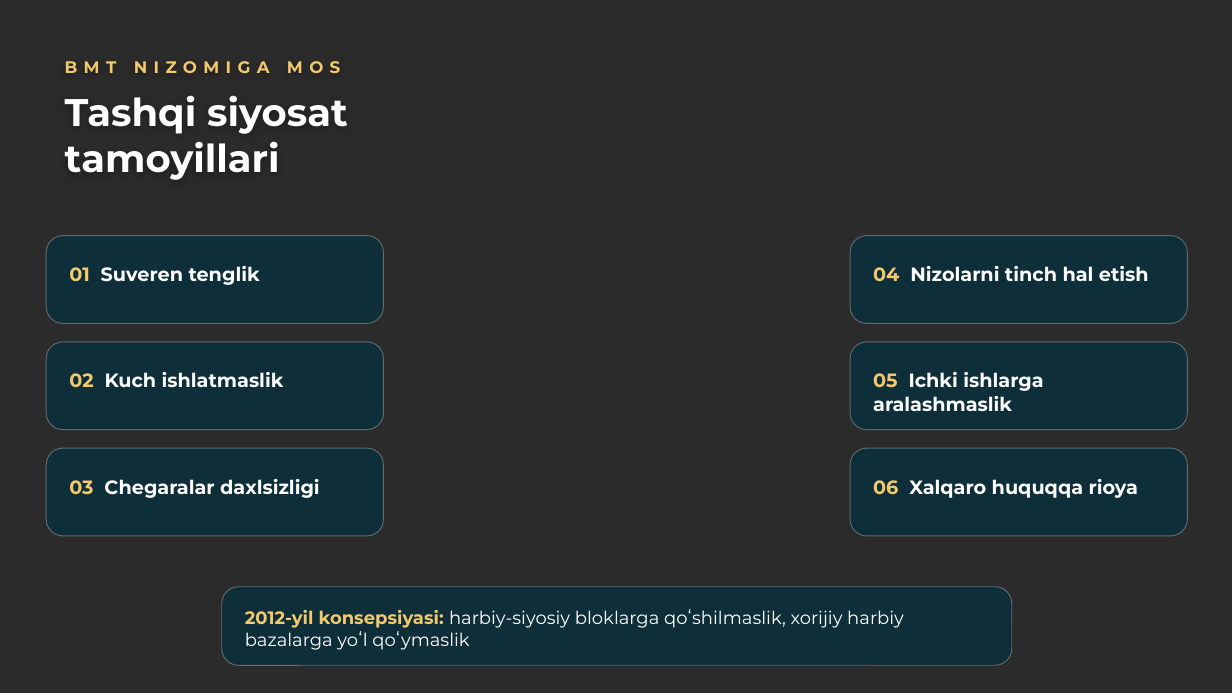
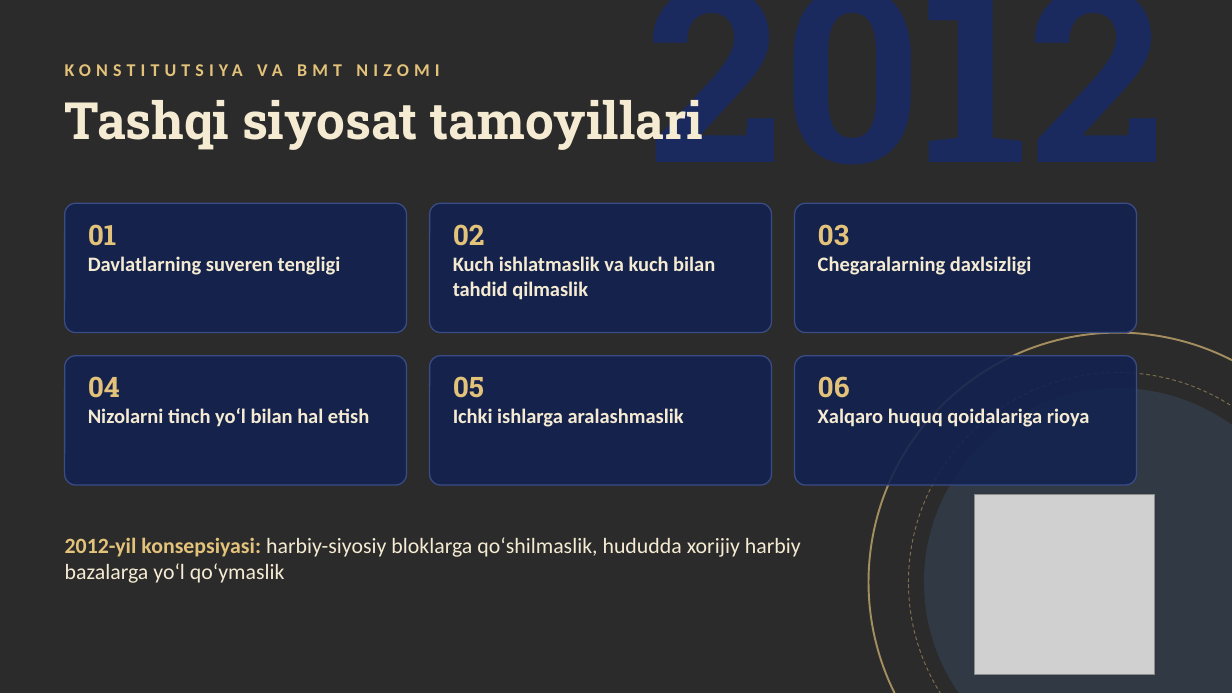
Before and after one commit to mmuhammadovv/mustaqil_ish_ay, a slide deck: slide 6 of alohida/BMT_himoya.pptx. Drawn at 1232x693 pixels with LibreOffice and Linux fonts; fonts in the diff are those of the drawing; grey boxes stand for pictures; background and template pictures are left out; a plain dark background stands for a picture behind light text. Boxes give left, top, right and bottom in pixels: in the first picture for what was removed or moved away, otherwise in the second. Text is boxed around its words. In the diff, an @@ line names an element or a change of style, - is before the commit and + after.

```diff
--- a/alohida/BMT_himoya.pptx
+++ b/alohida/BMT_himoya.pptx
@@ text added at box(648, 0, 1164, 218), 190 pt, text #1A2A5E, bold @@
+2012
@@ text "Tashqi siyosat tamoyillari" at box(65, 91, 703, 151): size 30 to 40 pt, font Montserrat to Roboto Slab, text colour #FFFFFF to #F5EBD3 @@
@@ text removed at box(65, 61, 340, 73) @@
-BMT NIZOMIGA MOS
@@ text added at box(257, 64, 283, 76), 14 pt, text #E3C27A, bold @@
+KONSTITUTSIYA VA BMT NIZOMI
@@ rounded rectangle: place and size @@
-rounded rectangle at box(46, 448, 384, 536)
+rounded rectangle at box(65, 203, 407, 333)
@@ rounded rectangle: place and size @@
-rounded rectangle at box(850, 236, 1188, 323)
+rounded rectangle at box(430, 203, 772, 333)
@@ rounded rectangle: place and size @@
-rounded rectangle at box(850, 342, 1188, 430)
+rounded rectangle at box(795, 203, 1137, 333)
@@ rounded rectangle removed at box(46, 236, 384, 323) @@
@@ text at box(88, 224, 341, 275): text changed; size 15 to 16 pt; font Montserrat to Calibri; text colour #FFFFFF to #F5EBD3 @@
-01 Suveren tenglik
+01
+Davlatlarning suveren tengligi
@@ text added at box(453, 224, 715, 300), 16 pt, text #F5EBD3, bold @@
+02
+Kuch ishlatmaslik va kuch bilan tahdid qilmaslik
@@ text at box(818, 224, 1031, 275): text changed; size 15 to 16 pt; font Montserrat to Calibri; text colour #FFFFFF to #F5EBD3 @@
-03 Chegaralar daxlsizligi
+03
+Chegaralarning daxlsizligi
@@ rounded rectangle removed at box(46, 342, 384, 430) @@
@@ rounded rectangle: place and size @@
-rounded rectangle at box(850, 448, 1188, 536)
+rounded rectangle at box(65, 356, 407, 485)
@@ fill #06303F at 78% opacity to #132350 at 90% opacity; outline #FFFFFF 0.75 pt to #3A4C86 1 pt; proportions changed in 5 elements at box(795, 203, 1137, 333), box(65, 203, 407, 333), box(65, 356, 407, 485), box(430, 203, 772, 333), box(430, 356, 772, 485) @@
@@ rounded rectangle: place and size @@
-rounded rectangle at box(222, 587, 1012, 665)
+rounded rectangle at box(430, 356, 772, 485)
@@ rounded rectangle added at box(795, 356, 1137, 485), fill #132350 at 90% opacity, outline #3A4C86 1 pt @@
@@ ellipse added at box(869, 333, 1232, 693), outline #E3C27A 1.5 pt @@
@@ text removed at box(69, 372, 284, 388) @@
-02 Kuch ishlatmaslik
@@ text at box(88, 376, 369, 427): text changed; size 15 to 16 pt; font Montserrat to Calibri; text colour #FFFFFF to #F5EBD3 @@
-04 Nizolarni tinch hal etish
+04
+Nizolarni tinch yoʻl bilan hal etish
@@ text at box(453, 376, 684, 427): text changed; size 15 to 16 pt; font Montserrat to Calibri; text colour #FFFFFF to #F5EBD3 @@
-05 Ichki ishlarga aralashmaslik
+05
+Ichki ishlarga aralashmaslik
@@ text at box(818, 376, 1090, 427): text changed; size 15 to 16 pt; font Montserrat to Calibri; text colour #FFFFFF to #F5EBD3 @@
-06 Xalqaro huquqqa rioya
+06
+Xalqaro huquq qoidalariga rioya
@@ ellipse added at box(909, 372, 1232, 693), outline #E3C27A 0.75 pt dashed @@
@@ ellipse added at box(924, 388, 1232, 693), fill #5B92E5 at 14% opacity @@
@@ picture added at box(975, 494, 1155, 675) @@
@@ text at box(65, 537, 801, 583): text changed; size 14 to 17 pt; font Montserrat to Calibri; text colour #FFFFFF to #F5EBD3 @@
-2012-yil konsepsiyasi: harbiy-siyosiy bloklarga qoʻshilmaslik, xorijiy harbiy bazalarga yoʻl qoʻymaslik
+2012-yil konsepsiyasi: harbiy-siyosiy bloklarga qoʻshilmaslik, hududda xorijiy harbiy bazalarga yoʻl qoʻymaslik
@@ text "2012-yil konsepsiyasi: harbiy-siyosiy bloklarga qoʻshilmasli ..." at box(65, 537, 801, 583): vertical alignment middle to top @@
```
Also in this commit, not shown: 8 other slides changed, 1 slide removed, 3 other files.
